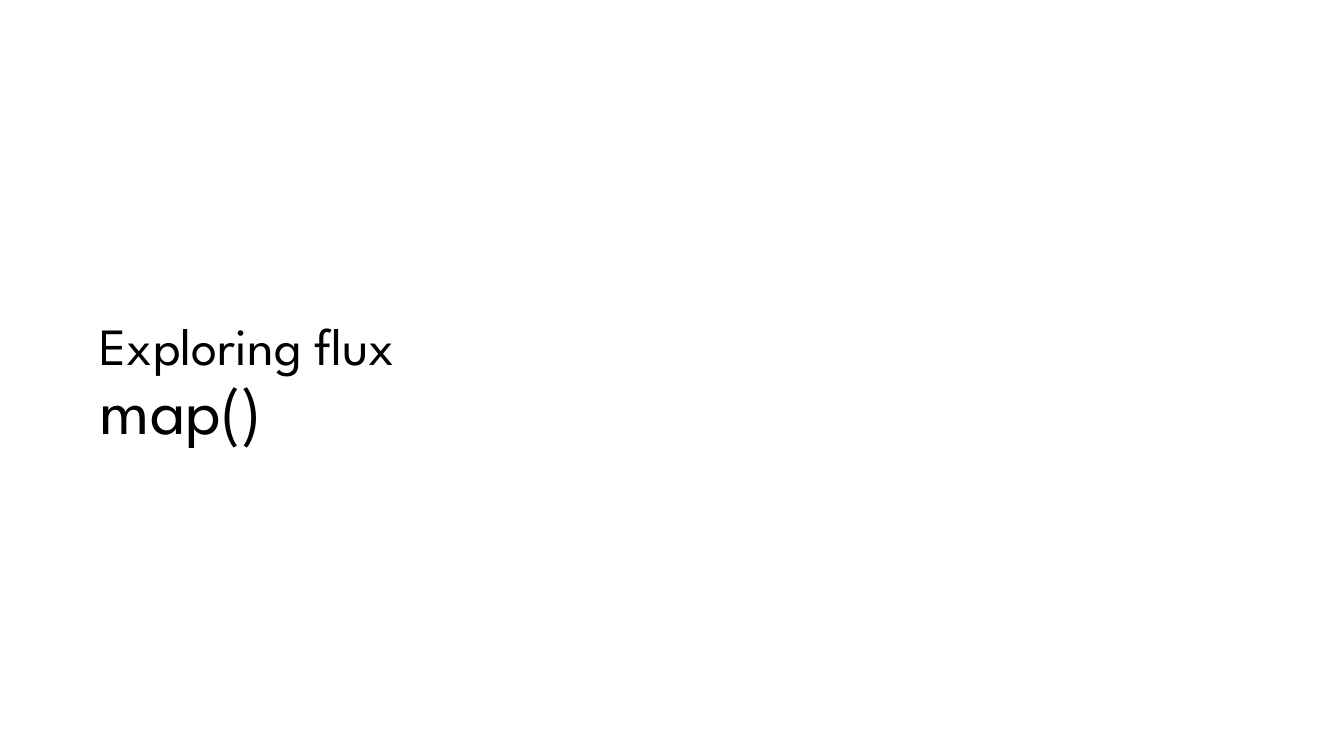
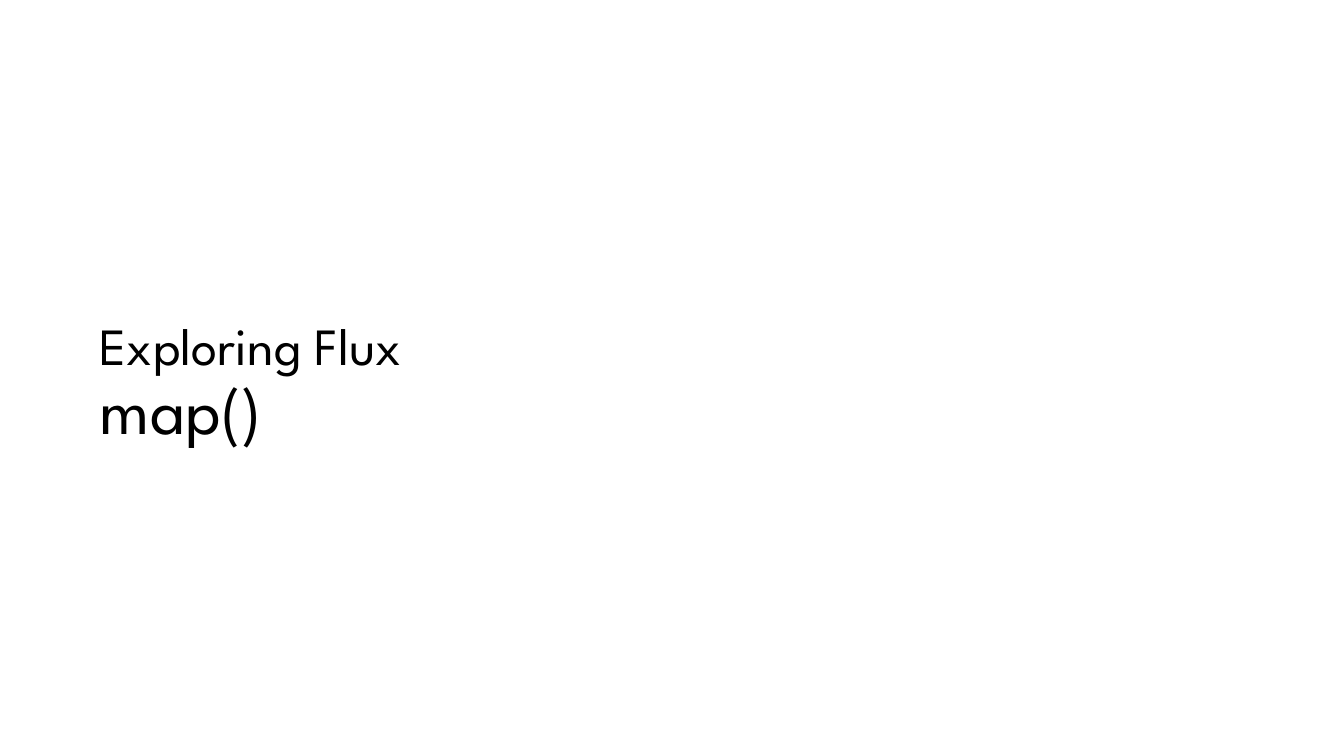
Before and after one commit to influxdata/influxdb-university, a slide deck: slide 2 of Training-material/day 1/04_advanced-data-analysis-map-UDF.pptx. Drawn at 1344x756 pixels with LibreOffice and Linux fonts; fonts in the diff are those of the drawing; background and template pictures are left out. Boxes give left, top, right and bottom in pixels: in the first picture for what was removed or moved away, otherwise in the second. Text is boxed around its words. In the diff, an @@ line names an element or a change of style, - is before the commit and + after.

Commit message:
Minor update (finale version for flux101 - NA 2021)

```diff
--- a/Training-material/day 1/04_advanced-data-analysis-map-UDF.pptx
+++ b/Training-material/day 1/04_advanced-data-analysis-map-UDF.pptx
@@ title at <box>100,329,402,448</box>: text changed @@
-Exploring flux
-map()
+Exploring Flux
+map()
```
Also in this commit, not shown: 21 other slides changed, 20 other files.
